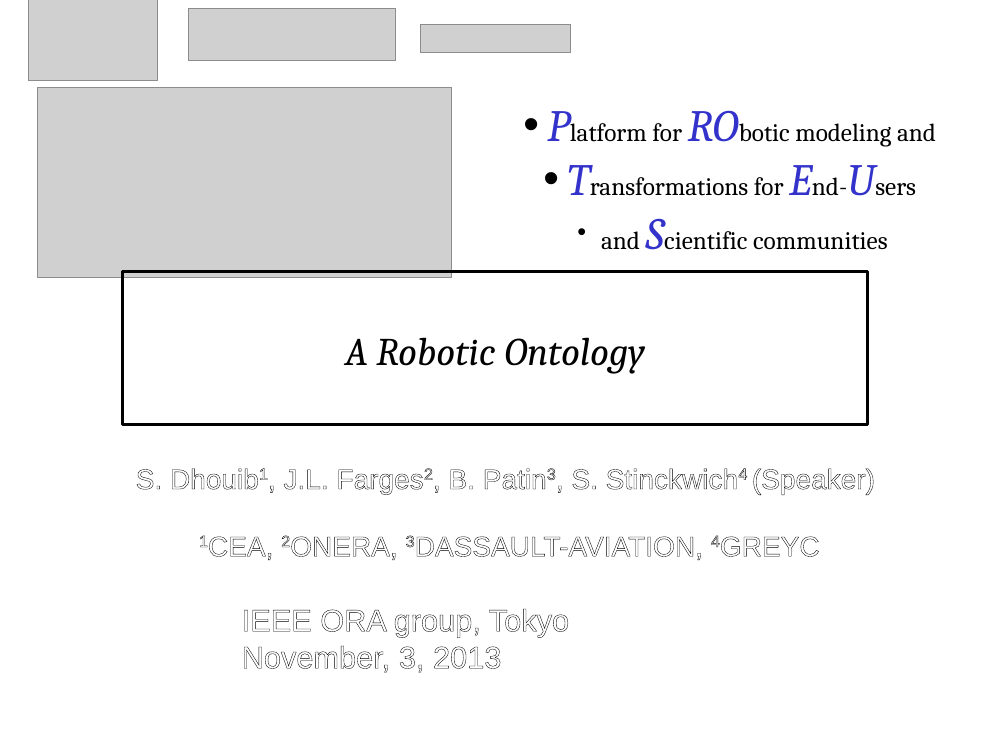
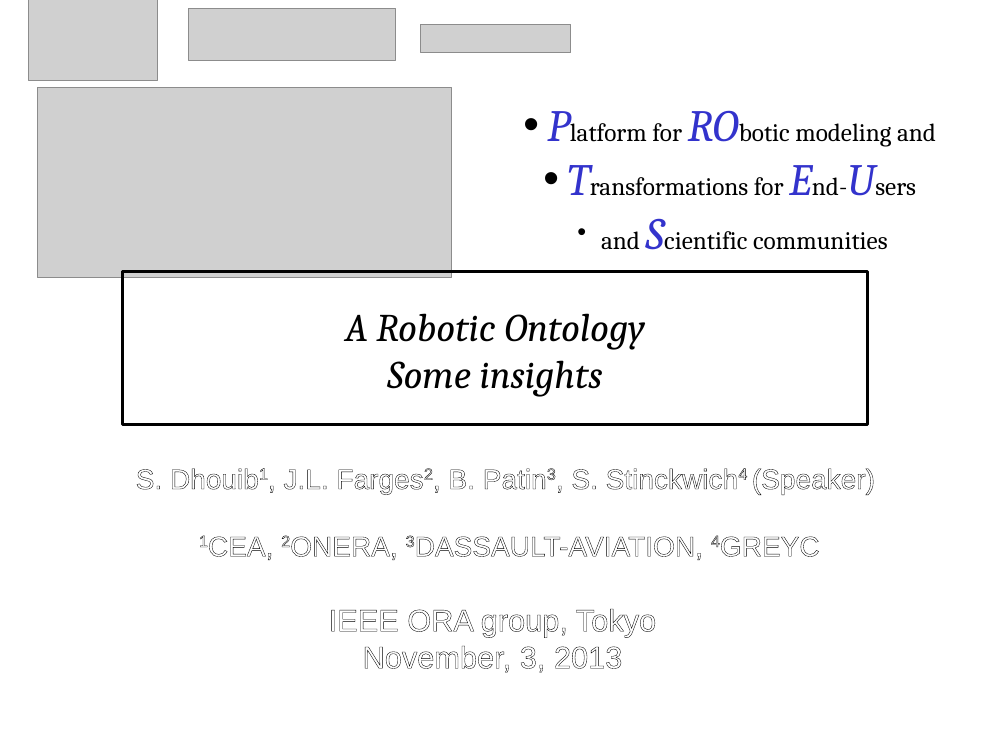
Before and after one commit to RobotML/RobotML, a slide deck: slide 1 of Ontologies/ORA/Meetings/20131103-IROS-Tokyo/R4.1.6-P5.9-ARoboticOntology.odp. Drawn at 1008x756 pixels with LibreOffice and Linux fonts; fonts in the diff are those of the drawing; grey boxes stand for pictures. Boxes give left, top, right and bottom in pixels: in the first picture for what was removed or moved away, otherwise in the second. Text is boxed around its words. In the diff, an @@ line names an element or a change of style, - is before the commit and + after.

```diff
--- a/Ontologies/ORA/Meetings/20131103-IROS-Tokyo/R4.1.6-P5.9-ARoboticOntology.odp
+++ b/Ontologies/ORA/Meetings/20131103-IROS-Tokyo/R4.1.6-P5.9-ARoboticOntology.odp
@@ text in rectangle at [387, 360, 603, 397]: paragraph added @@
+Some insights
@@ text "IEEE ORA group, Tokyo" at [329, 609, 656, 673]: alignment left to centre @@
```
Also in this commit, not shown: 20 other slides changed, 1 slide added, 1 slide removed, 5 other files.
